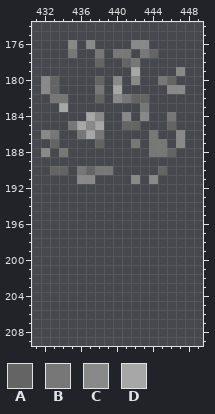
A pixel-art file gets an edit: src/main/source_files/panels.aseprite. That is the earlier state.
464x448 pixels, 1 frame. Colours within 5 levels of each other are drawn and written as one. Shown: x 431..449, y 174..209. The commit also changed other parts of the picture, which this record leaves out.
Palette (. is transparent): A #646464  B #777777  C #898989  D #a7a7a7
Pixels before, first column x 432:
176 ...C.C....CC....
177 ...B..B.BB.BA...
178 ......A..AB.....
179 ..........D....C
180 CA....A.C.C..BA.
181 CA....B.D.....CC
182 .BB...A.CBAA....
183 ..D........B....
184 .....DC..C.C..B.
185 ...BDCD..AA...A.
186 CB..BDB.....B..C
187 .A....A...B.BB.C
188 C.B.........BBA.
189 ................
190 .AA.BABB.....A..
191 ....CC....C.C...
The same view after the edit:
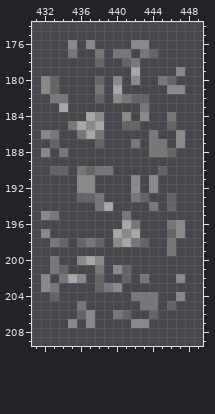
What changed:
Layer "base":
The author put colour A in row 193 at x 436 to 437, 443 and 446; in row 194 at x 446; in row 197 at x 446; in row 198 at x 434, 436, 438 and 443; in row 201 at x 434 and 441; in row 202 at x 438 and 441.
The author put colour A in row 203 at x 438; in row 204 at x 433; in row 205 at x 446; in row 206 at x 436, 441 and 444.
The author put colour B in row 193 at x 438 and 442; in row 194 at x 438 and 444; in row 195 at x 433 and 441; in row 196 at x 442 and 446; in row 198 at x 433, 437, 442 and 446; in row 199 at x 446.
The author put colour B in row 200 at x 433; in row 201 at x 433 and 438; in row 202 at x 434 and 443; in row 203 at x 433 and 439; in row 204 at x 442 to 444; in row 205 at x 436 and 443 to 444.
The author put colour B in row 206 at x 440.
The author put colour C in row 192 at x 436 to 437, 442 and 444; in row 195 at x 432; in row 196 at x 447; in row 197 at x 432, 441 and 447; in row 198 at x 440; in row 200 at x 436 and 438.
The author put colour C in row 201 at x 440; in row 202 at x 432, 436 and 447; in row 203 at x 432 and 440; in row 204 at x 447; in row 206 at x 437; in row 207 at x 435, 437 and 442 to 443.
The author put colour D in row 194 at x 439; in row 196 at x 441; in row 197 at x 440 and 442; in row 198 at x 441; in row 200 at x 437; in row 202 at x 435.
Pixel boxes of the changes (left, top, right, bottom) in both pictures:
added: (41, 184, 185, 328)
